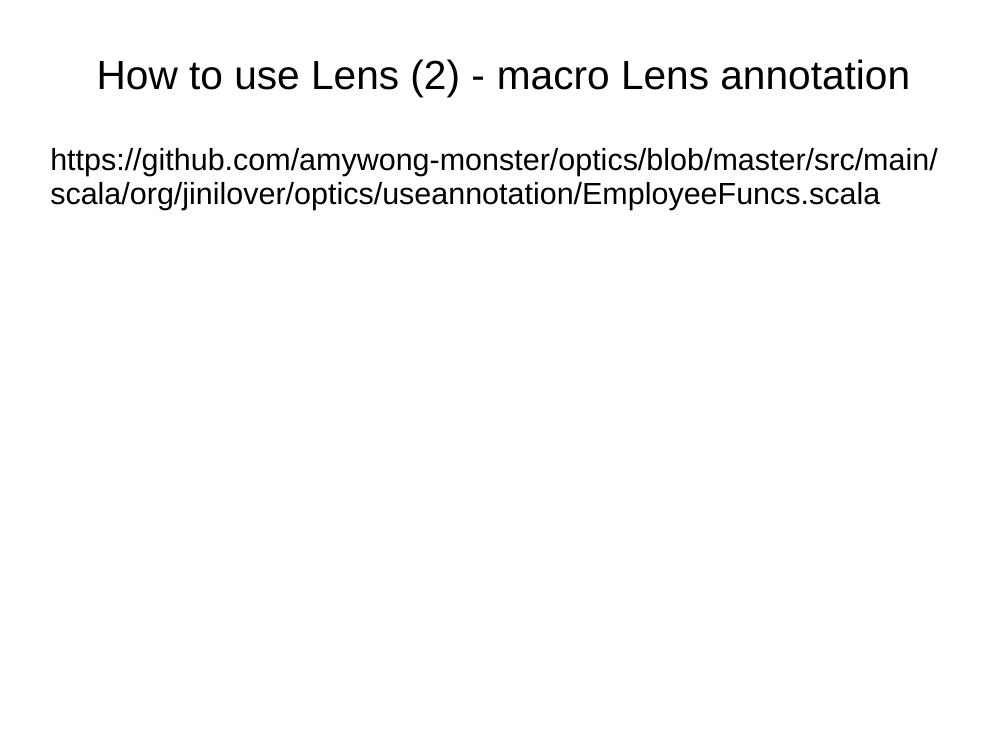
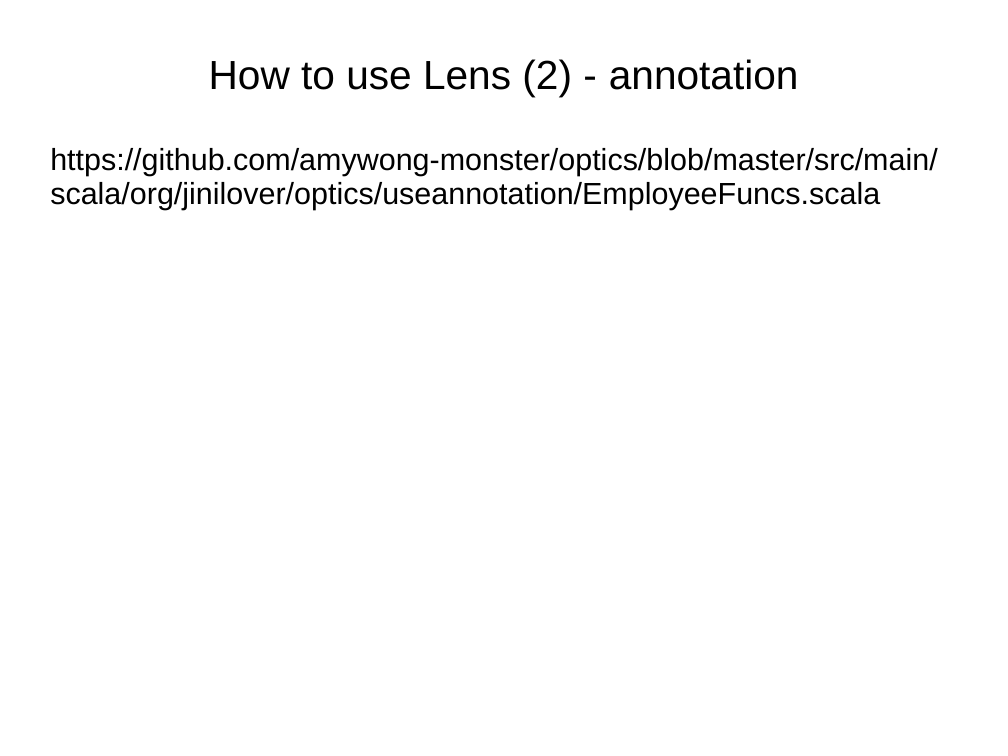
Before and after one commit to amywong-monster/Presentations, a slide deck: slide 7 of 2021-08-05-Update-immutable-data.ppt. Drawn at 1008x756 pixels with LibreOffice and Linux fonts; fonts in the diff are those of the drawing. Boxes give left, top, right and bottom in pixels: in the first picture for what was removed or moved away, otherwise in the second. Text is boxed around its words. In the diff, an @@ line names an element or a change of style, - is before the commit and + after.

```diff
--- a/2021-08-05-Update-immutable-data.ppt
+++ b/2021-08-05-Update-immutable-data.ppt
@@ title at <box>209,59,799,97</box>: text changed @@
-How to use Lens (2) - macro Lens annotation
+How to use Lens (2) - annotation
```
Also in this commit, not shown: 2 other slides changed, 6 slides added.
